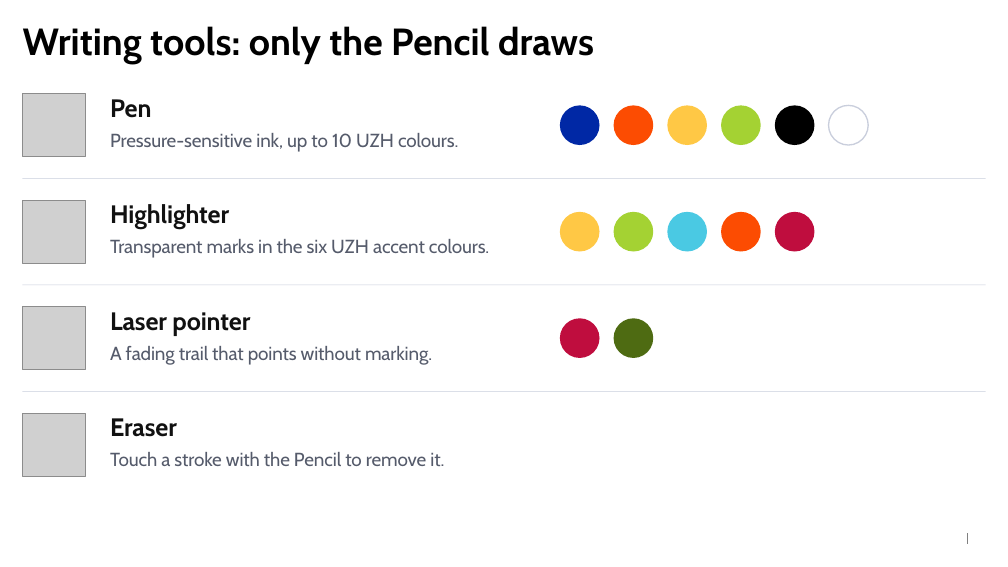
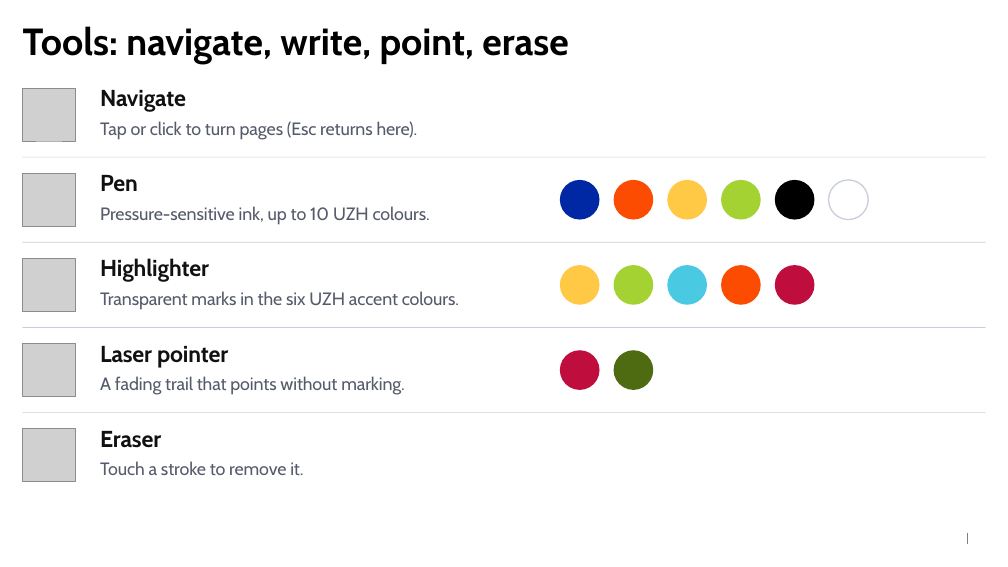
Before and after one commit to tessonec/bdlt-pdf-presenter, a slide deck: slide 8 of source/guide-deck.pptx (slide 7 before the commit). Drawn at 1008x567 pixels with LibreOffice and Linux fonts; fonts in the diff are those of the drawing; grey boxes stand for pictures; background and template pictures are left out. Boxes give left, top, right and bottom in pixels: in the first picture for what was removed or moved away, otherwise in the second. Text is boxed around its words. In the diff, an @@ line names an element or a change of style, - is before the commit and + after.

```diff
--- a/source/guide-deck.pptx
+++ b/source/guide-deck.pptx
@@ title at bbox=[23, 26, 568, 64]: text changed @@
-Writing tools: only the Pencil draws
+Tools: navigate, write, point, erase
@@ picture: place and size @@
-picture at bbox=[23, 94, 85, 157]
+picture at bbox=[23, 88, 76, 141]
@@ text added at bbox=[100, 90, 418, 140], 17 pt, text #555B6B @@
+Navigate
+Tap or click to turn pages (Esc returns here).
@@ rectangle: place and size @@
-rectangle at bbox=[23, 178, 986, 179]
+rectangle at bbox=[23, 157, 986, 157]
@@ picture added at bbox=[23, 173, 76, 226] @@
@@ text "Pen": place and size @@
-text "Pen" at bbox=[110, 99, 458, 152]
+text "Pen" at bbox=[100, 175, 430, 225]
@@ text "Pen" at bbox=[100, 175, 430, 225]: size 24 to 22 pt in "Pen"; size 18 to 17 pt @@
@@ picture removed at bbox=[23, 200, 85, 263] @@
@@ 6 ellipses: place and size @@
-6 ellipses at bbox=[560, 105, 868, 144]
+6 ellipses at bbox=[560, 180, 868, 219]
@@ rectangle: place and size @@
-rectangle at bbox=[23, 284, 986, 285]
+rectangle at bbox=[23, 242, 986, 243]
@@ picture added at bbox=[23, 259, 76, 312] @@
@@ text "Highlighter": place and size @@
-text "Highlighter" at bbox=[110, 204, 489, 258]
+text "Highlighter" at bbox=[100, 258, 459, 310]
@@ text "Highlighter" at bbox=[100, 258, 459, 310]: size 24 to 22 pt in "Highlighter"; size 18 to 17 pt in "Transparent marks in the six UZH accent ..." @@
@@ 5 ellipses: place and size @@
-5 ellipses at bbox=[560, 212, 814, 251]
+5 ellipses at bbox=[560, 265, 814, 305]
@@ picture removed at bbox=[23, 307, 85, 370] @@
@@ rectangle added at bbox=[23, 327, 986, 328], fill #C9CEDC @@
@@ picture added at bbox=[23, 344, 76, 397] @@
@@ text "Laser pointer": place and size @@
-text "Laser pointer" at bbox=[110, 312, 432, 365]
+text "Laser pointer" at bbox=[100, 346, 405, 395]
@@ text "Laser pointer" at bbox=[100, 346, 405, 395]: size 24 to 22 pt in "Laser pointer"; size 18 to 17 pt in "A fading trail that points without marking." @@
@@ ellipse: place and size @@
-ellipse at bbox=[560, 318, 600, 358]
+ellipse at bbox=[560, 350, 600, 389]
@@ ellipse: place and size @@
-ellipse at bbox=[614, 318, 653, 358]
+ellipse at bbox=[614, 350, 653, 389]
@@ rectangle: place and size @@
-rectangle at bbox=[23, 391, 986, 392]
+rectangle at bbox=[23, 412, 986, 413]
@@ picture: place and size @@
-picture at bbox=[23, 414, 85, 476]
+picture at bbox=[23, 429, 76, 482]
@@ text at bbox=[100, 431, 161, 448]: size 24 to 22 pt in "Eraser" @@
@@ text "Eraser": place and size @@
-text "Eraser" at bbox=[110, 418, 444, 466]
+text "Eraser" at bbox=[100, 431, 303, 475]
@@ text at bbox=[100, 461, 303, 475]: text changed; size 18 to 17 pt @@
-Touch a stroke with the Pencil to remove it.
+Touch a stroke to remove it.
```
Also in this commit, not shown: 1 slide added, 3 other files.
